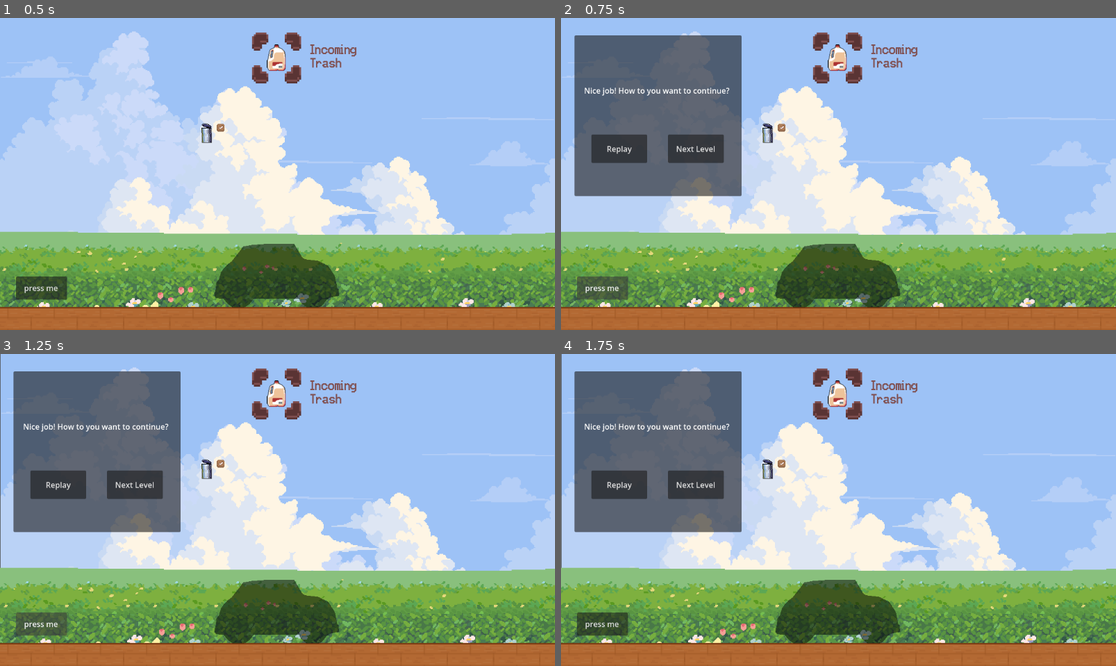
Above: before the commit, frames 1-4 (two rows, left to right).
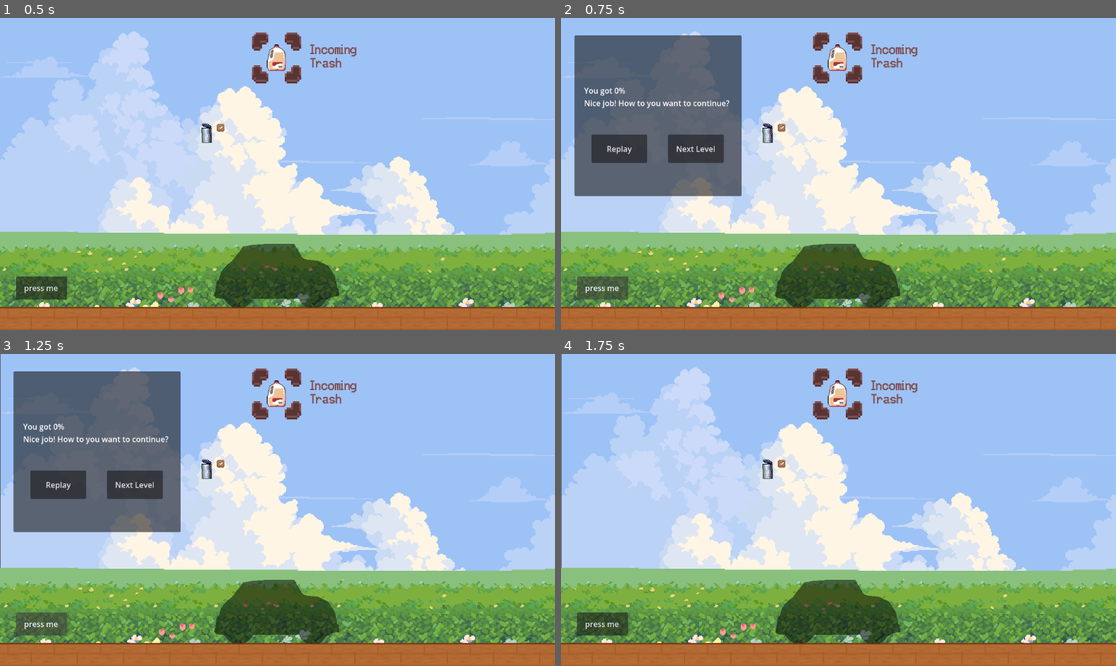
Above: after the commit, the same moments.

Repository: funkymonkeysgames/lame-jam-59
Game: Godot game, scene res://Scenes/main.tscn
The game is run twice, just before and just after one commit, with the same random seed, the same clock (stepped at 60 frames per second) and the same inputs.
Inputs:
- Up to frame 1 (0.5 s): no input
- Up to frame 2 (0.75 s): click "press me" at 0.5 s
- Up to frame 3 (1.25 s): no input
- Up to frame 4 (1.75 s): click "Replay" at 1.25 s

Frame 1 is identical in both runs. In frame 2, 0.5% of the frame differs, in the area x 4-31%, y 22-29%; in frame 3, 0.5%; in frame 4, 16%, in the area x 2-33%, y 5-58%.

Commit message:
scoring window

Diff:
--- a/Scenes/main.tscn
+++ b/Scenes/main.tscn
@@ -254,11 +254,6 @@
 [node name="NeighbourManager" type="Node" parent="." unique_id=962948133]
 script = ExtResource("2_jjvhh")
 
-[node name="SilhouetteManager" parent="." unique_id=459499342 node_paths=PackedStringArray("finish_button", "objects_list") instance=ExtResource("2_h1bgf")]
-finish_button = NodePath("../Button")
-objects_list = NodePath("../ObjectsList")
-current_level_idx = 1
-
 [node name="Floor" parent="." unique_id=680558180 instance=ExtResource("2_bo1nx")]
 position = Vector2(557.00006, 651)
 scale = Vector2(2000, 100)
@@ -440,6 +435,11 @@
 label_settings = SubResource("LabelSettings_h1bgf")
 autowrap_mode = 2
 
+[node name="SilhouetteManager" parent="." unique_id=459499342 node_paths=PackedStringArray("finish_button", "objects_list") instance=ExtResource("2_h1bgf")]
+finish_button = NodePath("../Button")
+objects_list = NodePath("../ObjectsList")
+current_level_idx = 1
+
 [node name="TetrisSpawner" parent="." unique_id=464145678 node_paths=PackedStringArray("objects_list") instance=ExtResource("3_8gbba")]
 objects_list = NodePath("../ObjectsList")
 
--- a/Scripts/silhouette_manager.gd
+++ b/Scripts/silhouette_manager.gd
@@ -66,7 +66,8 @@
 		elif not ray.is_colliding() and not Geometry2D.is_point_in_polygon(test_point, global_polygon_coords):
 			outlier += 1
 
-	print(float(score)/float(max_score-outlier))
+	var final_score: int = int(float(score)/float(max_score-outlier) * 100)
+	level_pass_panel.get_node("Label").text = "You got " + str(final_score) + "%\nNice job! How to you want to continue?"
 
 	finish_level()
 
